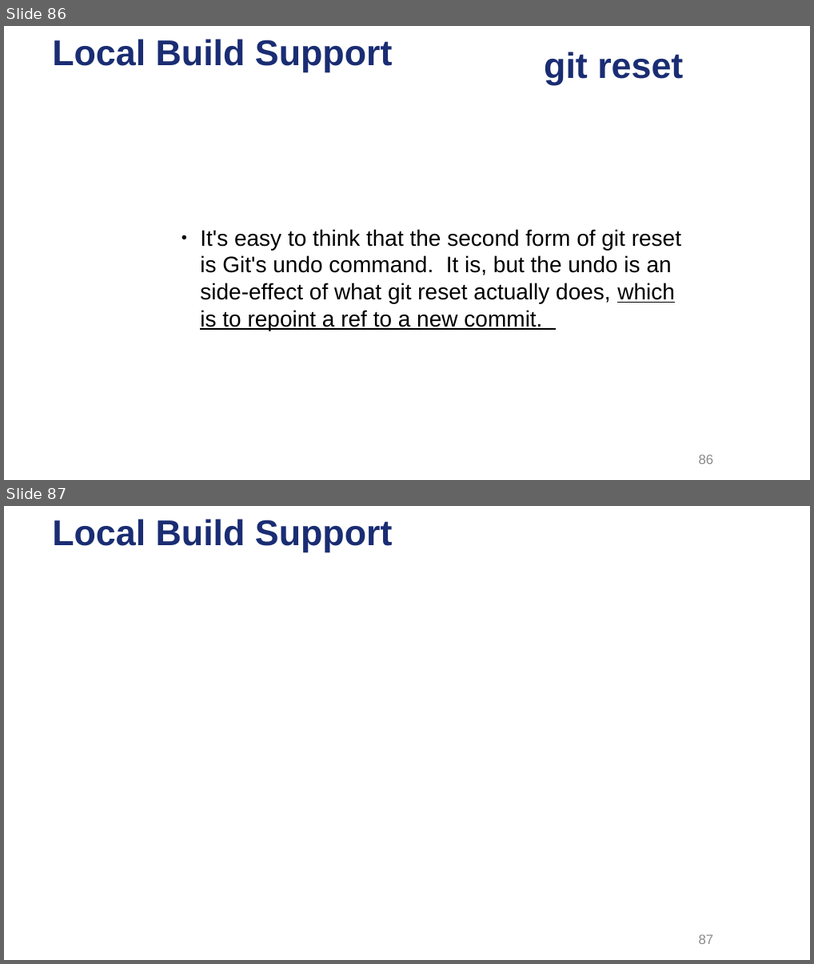
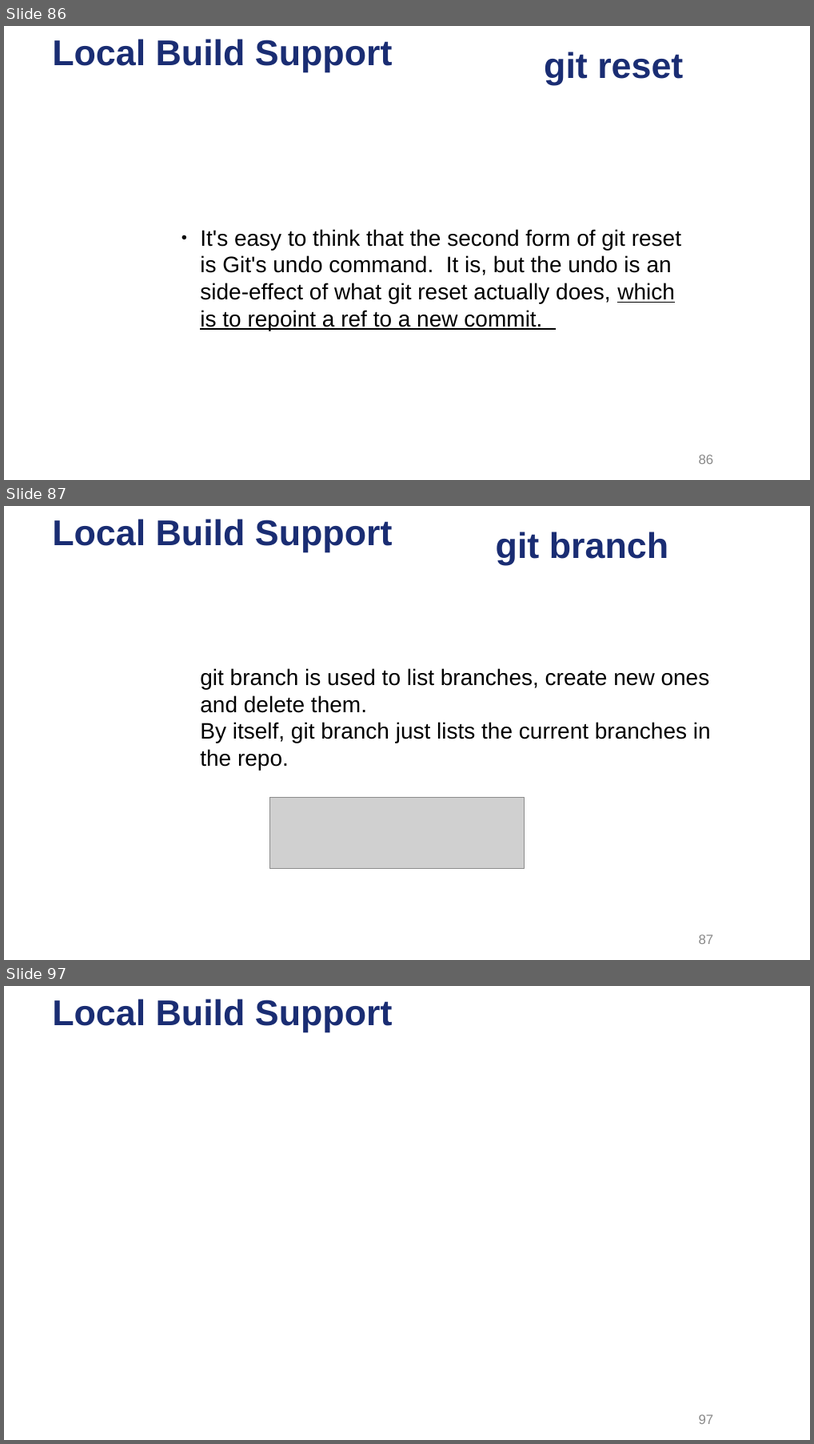
Before and after one commit to ysgard/git-presentation, a slide deck: Dive into Git.odp. Shown one above the other, each under a label of ours: slides 86 and 87 before the commit, slides 86, 87 and 97 after it; the slides between them are not shown. The pictures are 814x964 and 814x1444 pixels, drawn with LibreOffice and Linux fonts; fonts in the diff are those of the drawing; grey boxes stand for pictures; background and template pictures are left out. Boxes give left, top, right and bottom in pixels: in the first picture for what was removed or moved away, otherwise in the second. Text is boxed around its words. In the diff, an @@ line names an element or a change of style, - is before the commit and + after.

```diff
--- a/Dive into Git.odp
+++ b/Dive into Git.odp
@@ slide 87 added at <box>4,506,810,960</box>, background picture (left out); not listed: 1 template element that a slide beside it also shows @@
@@ title added at <box>496,532,669,565</box>, 32 pt, text #1A2D73, bold @@
+git branch
@@ text added at <box>200,668,711,770</box>, 20 pt, text #000000 @@
+● git branch is used to list branches, create new ones and delete them.
+● By itself, git branch just lists the current branches in the repo.
@@ picture added at <box>270,797,525,869</box> @@
@@ page number added at <box>699,935,714,944</box>, 12 pt, text #898989 @@
+87
@@ what was slide 87 is now slide 97 @@
```
Also in this commit, not shown: 3 slides changed, 10 other slides added, 1 slide removed, 10 other files.
